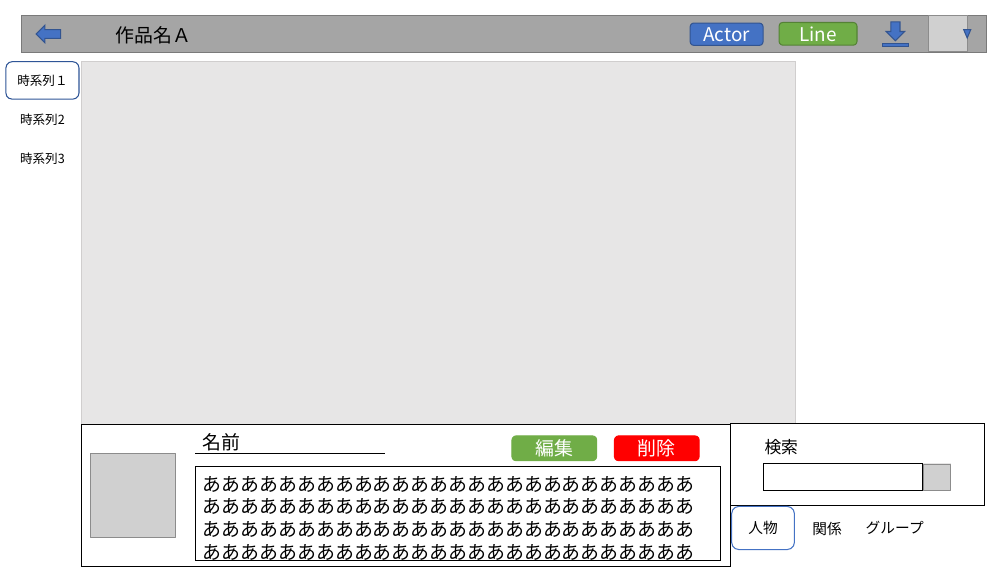
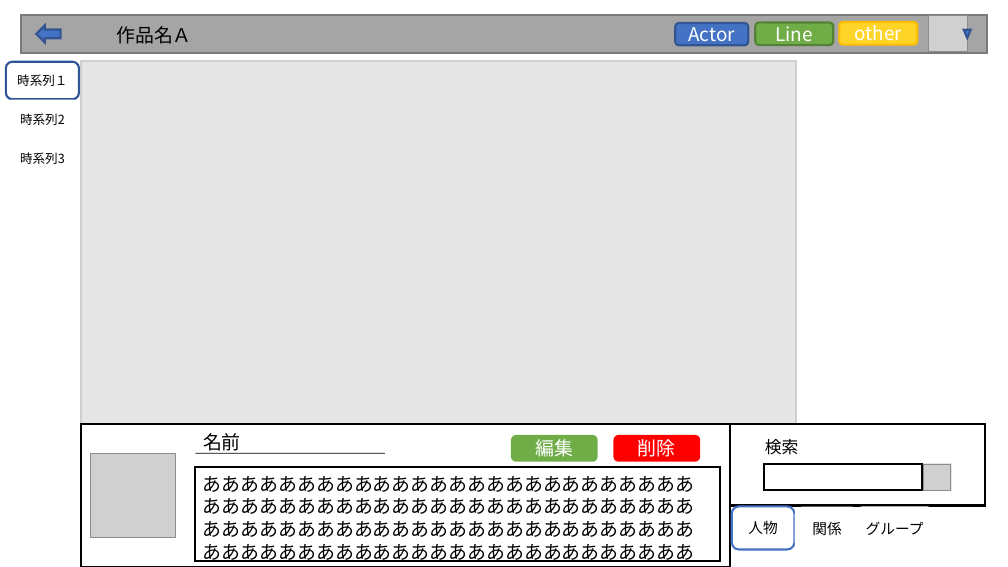
Before and after one commit to exitanz/graph, a slide deck: slide 1 of ゼミ用/02基本設計/02.画面設計/画面設計図.pptx (slide 3 before the commit). Drawn at 1008x567 pixels with LibreOffice and Linux fonts; fonts in the diff are those of the drawing; grey boxes stand for pictures. Boxes give left, top, right and bottom in pixels: in the first picture for what was removed or moved away, otherwise in the second. Text is boxed around its words. In the diff, an @@ line names an element or a change of style, - is before the commit and + after.

```diff
--- a/ゼミ用/02基本設計/02.画面設計/画面設計図.pptx
+++ b/ゼミ用/02基本設計/02.画面設計/画面設計図.pptx
@@ rectangle at box(21, 15, 987, 52): outline #7A7A7A 1 pt to #7A7A7A 2 pt @@
@@ rounded rectangle "Actor": place and size @@
-rounded rectangle "Actor" at box(690, 23, 763, 46)
+rounded rectangle "Actor" at box(675, 23, 748, 45)
@@ rounded rectangle "Actor" at box(675, 23, 748, 45): outline #325491 1 pt to #325490 2 pt; proportions changed @@
@@ rounded rectangle "Line": place and size @@
-rounded rectangle "Line" at box(780, 23, 858, 45)
+rounded rectangle "Line" at box(755, 23, 833, 45)
@@ rounded rectangle "Line" at box(755, 23, 833, 45): outline #548235 1 pt to #548235 2 pt; proportions changed @@
@@ rounded rectangle added at box(839, 22, 917, 45), fill #FFD428, outline #FFBF00 2 pt, 18 pt, text #FFFFFF @@
+other
@@ down arrow removed at box(886, 22, 904, 41) @@
@@ rectangle removed at box(882, 43, 909, 46) @@
@@ rounded rectangle "時系列１" at box(6, 62, 79, 99): outline #2F5597 1 pt to #2F5597 2 pt; proportions changed @@
@@ rectangle at box(81, 61, 796, 427): outline #D0CECE 1 pt to #D0CECE 2 pt @@
@@ rounded rectangle "時系列2" at box(6, 101, 79, 138): outline #FFFFFF 1 pt to #FFFFFF 2 pt; proportions changed @@
@@ rectangle at box(81, 424, 730, 567): outline #000000 1 pt to #000000 2 pt @@
@@ rectangle at box(730, 424, 985, 506): outline #000000 1 pt to #000000 2 pt @@
@@ line (195, 453) - (385, 453): stroke #000000 0.5 pt to #000000 0.75 pt @@
@@ rounded rectangle "人物" at box(732, 507, 795, 550): outline #4472C4 1 pt to #4472C4 2 pt; proportions changed @@
@@ rounded rectangle "関係" at box(796, 507, 859, 549): outline #FFFFFF 1 pt to #FFFFFF 2 pt; proportions changed @@
```
Also in this commit, not shown: 4 other slides changed, 2 slides removed, 1 other file.
